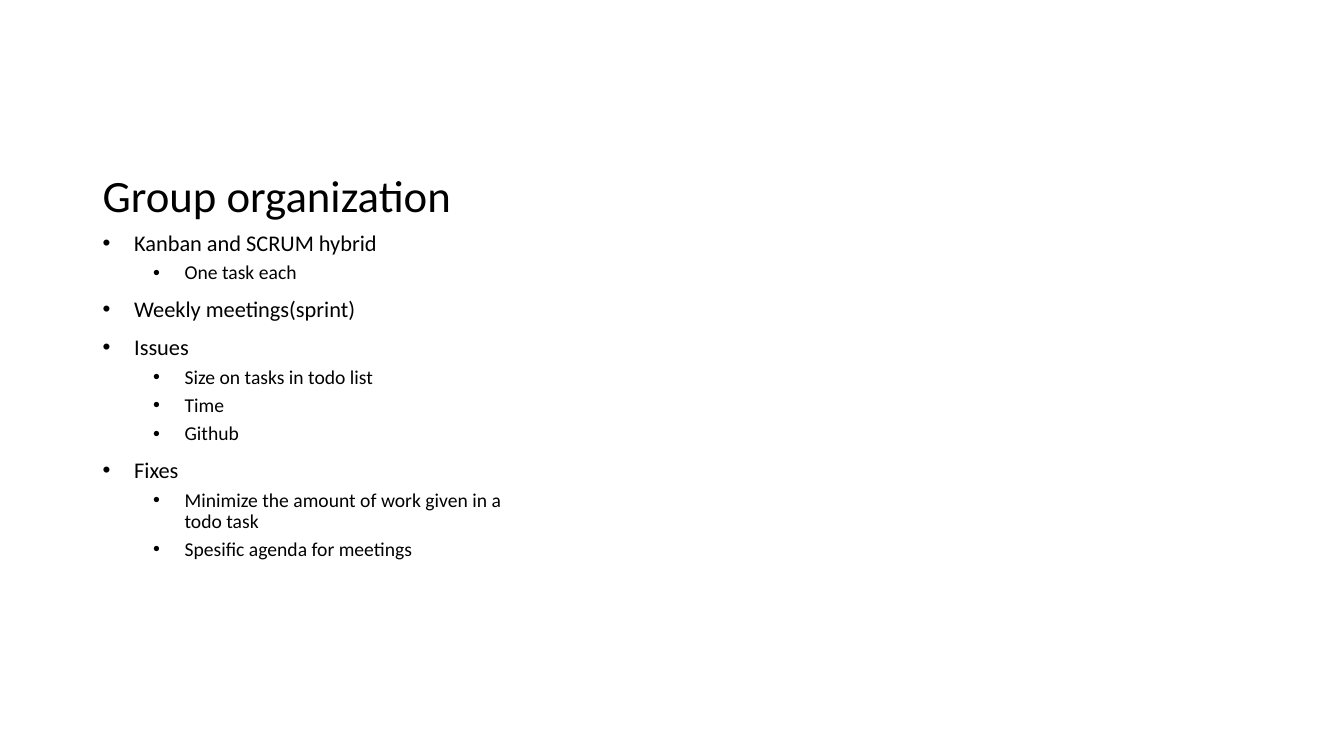
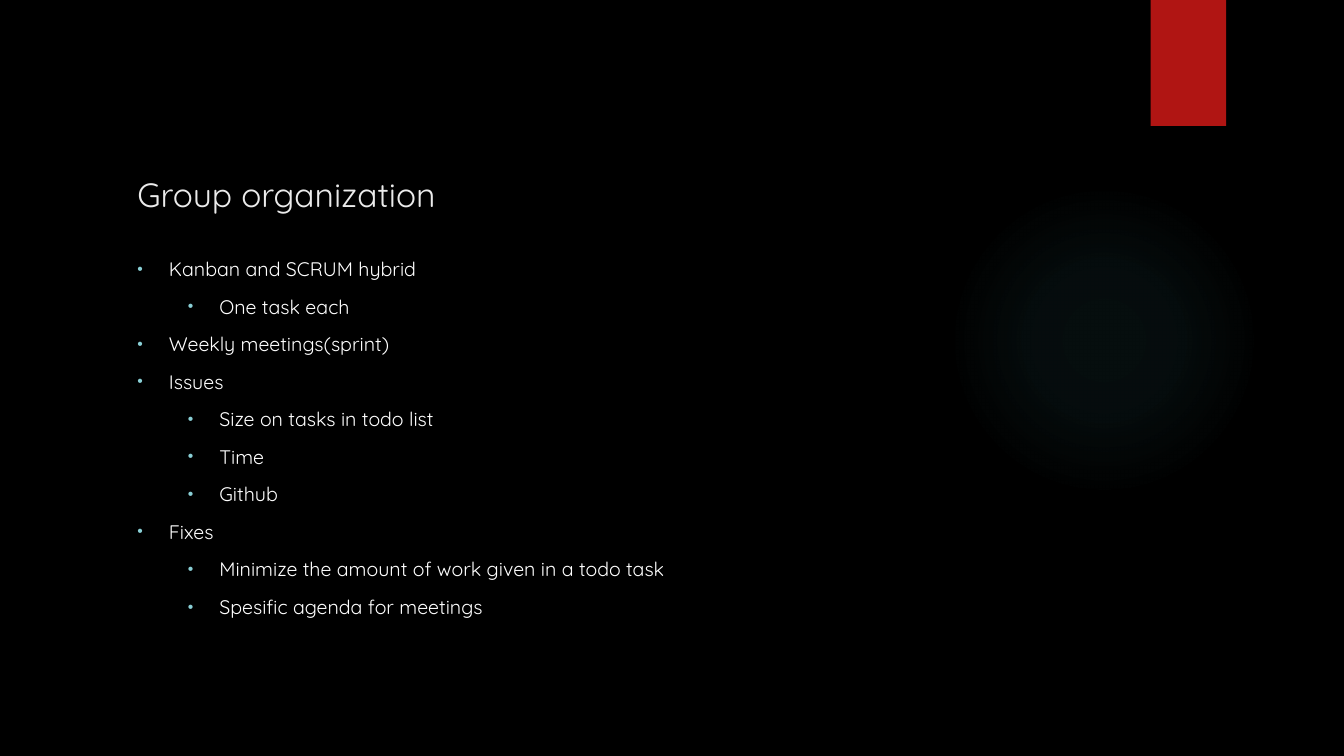
Before and after one commit to Ingrid97/g4_team4.1, a slide deck: slide 3 of Deliverables/INF112_presentasjon.pptx. Drawn at 1344x756 pixels with LibreOffice and Linux fonts; fonts in the diff are those of the drawing; background and template pictures are left out. Boxes give left, top, right and bottom in pixels: in the first picture for what was removed or moved away, otherwise in the second. Text is boxed around its words. In the diff, an @@ line names an element or a change of style, - is before the commit and + after.

```diff
--- a/Deliverables/INF112_presentasjon.pptx
+++ b/Deliverables/INF112_presentasjon.pptx
@@ background #FFFFFF to picture (left out) @@
@@ rectangle added at [1150, 0, 1226, 126], fill #B01513 @@
@@ title "Group organization": place and size @@
-title "Group organization" at [103, 181, 451, 220]
+title "Group organization" at [137, 183, 435, 214]
@@ title "Group organization" at [137, 183, 435, 214]: size 32 to 24 pt, font Calibri to Quicksand, text colour #000000 to #EBEBEB; line spacing 0.9 to 1 @@
@@ ellipse added at [949, 185, 1259, 495], fill gradient #50B9C1 @@
@@ text "Kanban and SCRUM hybrid": place and size @@
-text "Kanban and SCRUM hybrid" at [134, 235, 501, 560]
+text "Kanban and SCRUM hybrid" at [169, 261, 664, 618]
@@ text "Kanban and SCRUM hybrid" at [169, 261, 664, 618]: size 16 to 14 pt in "Kanban and SCRUM hybrid", "Weekly meetings(sprint)", "Issues", "Fixes"; font Calibri to Quicksand, text colour #000000 to #FFFFFF; line spacing 0.9 to 1; more space between paragraphs @@
```
Also in this commit, not shown: 6 other slides changed.
